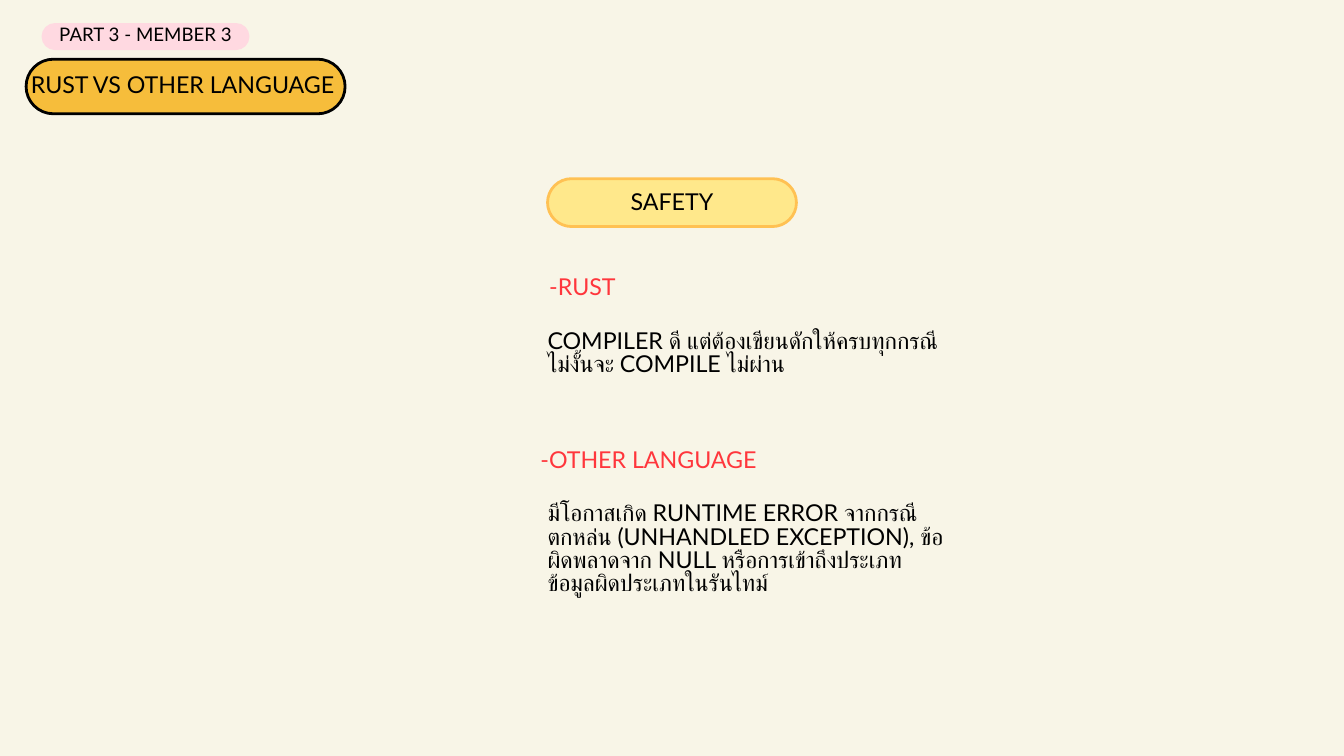
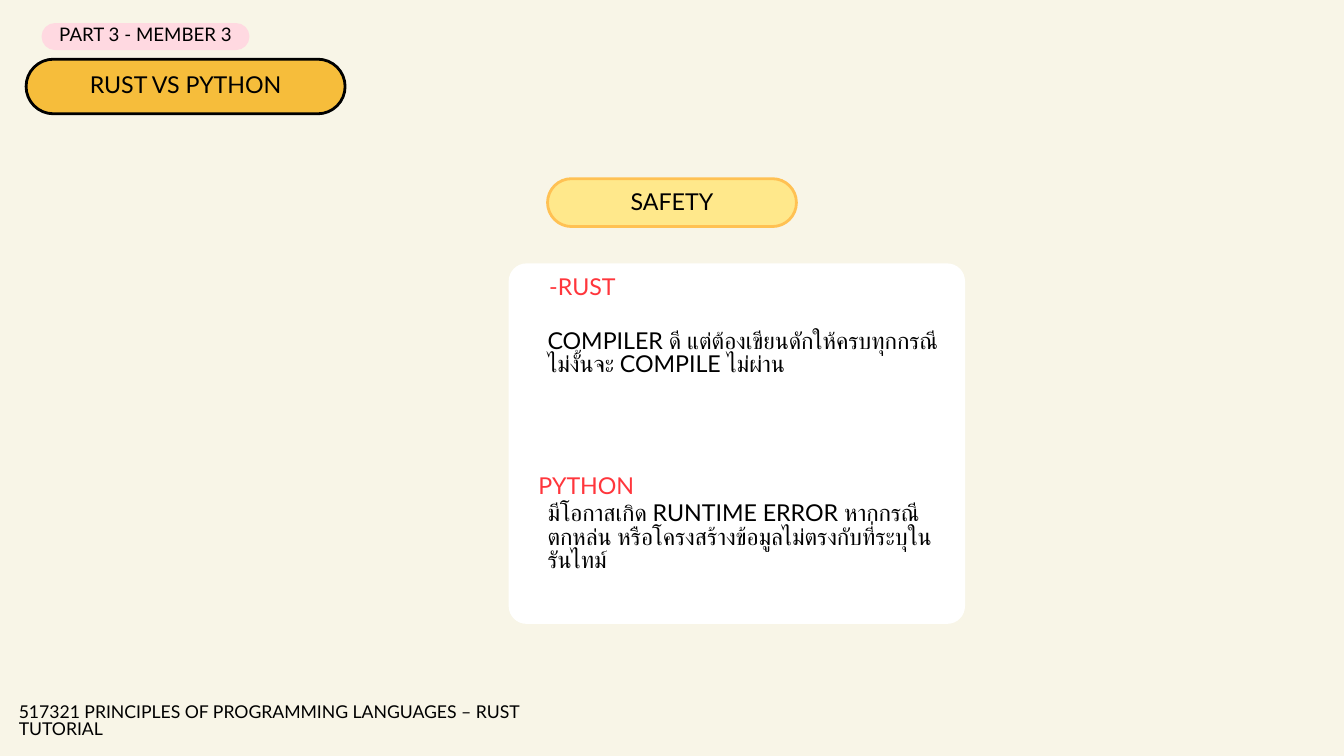
Before and after one commit to 670710143/rust-tutorial-2569, a slide deck: slide 37 of 09-enums-pattern-matching/Presentation/กลุ่มที่ 9 - Enums & Pattern Matching.pptx (slide 34 before the commit). Drawn at 1344x756 pixels with LibreOffice and Linux fonts; fonts in the diff are those of the drawing. Boxes give left, top, right and bottom in pixels: in the first picture for what was removed or moved away, otherwise in the second. Text is boxed around its words. In the diff, an @@ line names an element or a change of style, - is before the commit and + after.

Commit message:
fix error in presentation

```diff
--- a/09-enums-pattern-matching/Presentation/กลุ่มที่ 9 - Enums & Pattern Matching.pptx
+++ b/09-enums-pattern-matching/Presentation/กลุ่มที่ 9 - Enums & Pattern Matching.pptx
@@ text at (90, 76, 282, 94): text changed @@
-RUST VS OTHER LANGUAGE
+RUST VS PYTHON
@@ freeform shape added at (509, 263, 965, 624), fill #FFFFFF @@
@@ text added at (538, 477, 634, 494), 24.9 pt, text #FF363C @@
+PYTHON
@@ text removed at (540, 451, 756, 468) @@
--OTHER LANGUAGE
@@ text at (548, 503, 931, 569): text changed @@
-มีโอกาสเกิด RUNTIME ERROR จากกรณีตกหล่น (UNHANDLED EXCEPTION), ข้อผิดพลาดจาก NULL หรือการเข้าถึงประเภทข้อมูลผิดประเภทในรันไทม์
+มีโอกาสเกิด RUNTIME ERROR หากกรณีตกหล่น หรือโครงสร้างข้อมูลไม่ตรงกับที่ระบุในรันไทม์
@@ text added at (19, 705, 520, 735), 18.9 pt, text #000000 @@
+517321 PRINCIPLES OF PROGRAMMING LANGUAGES – RUST TUTORIAL
```
Also in this commit, not shown: 18 other slides changed, 4 slides added, 5 slides removed.
